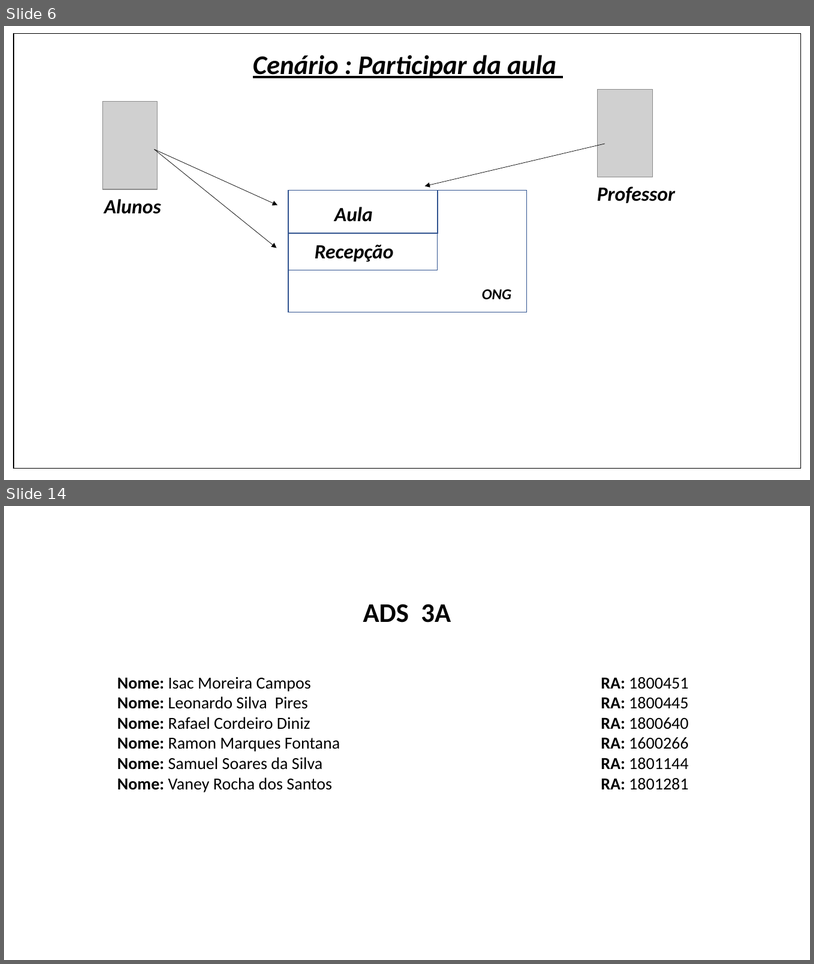
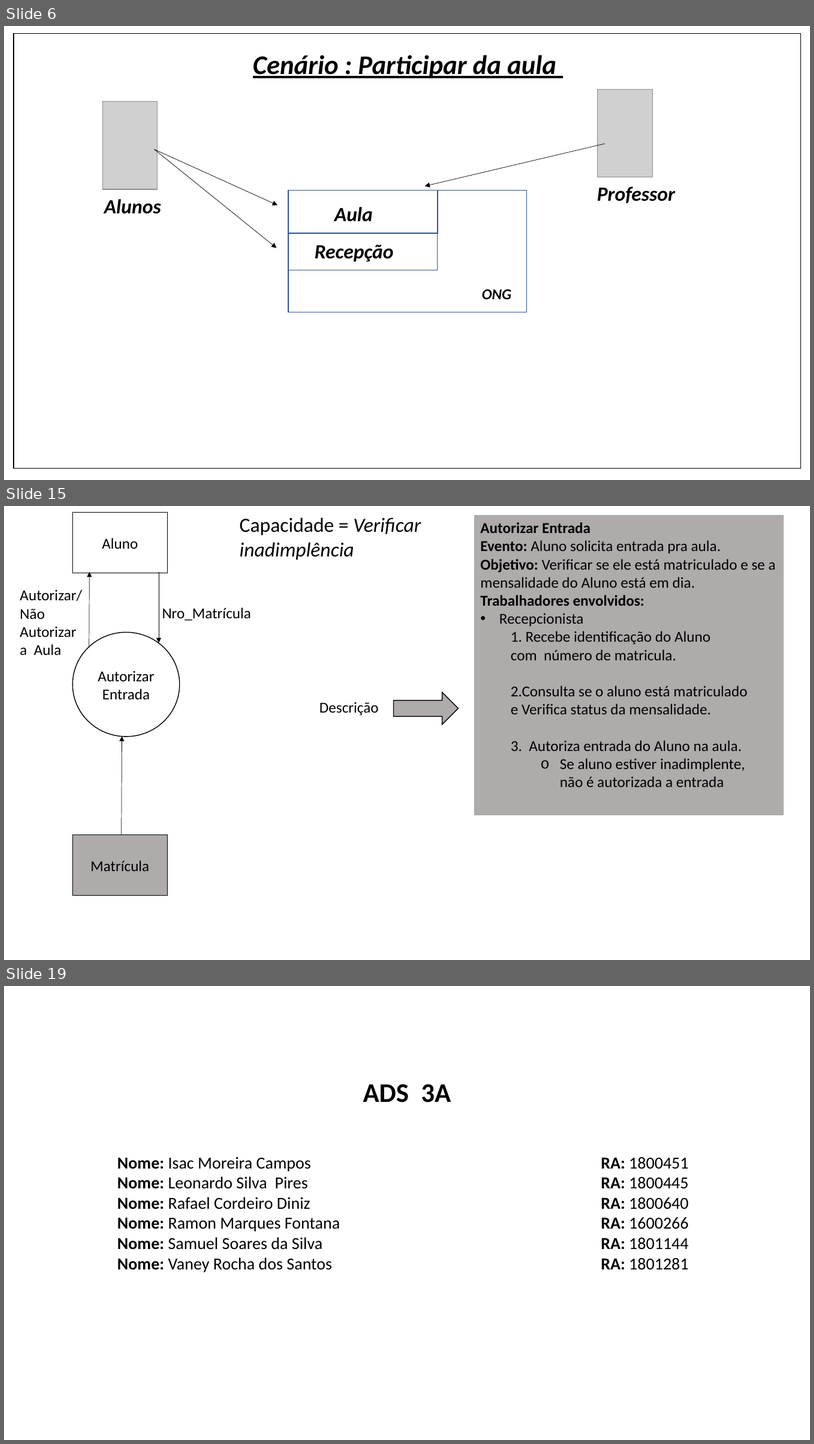
Before and after one commit to Ney-Rocha/OPE-3-semestre, a slide deck: cenario_de_negocio.pptx. Shown one above the other, each under a label of ours: slides 6 and 14 before the commit, slides 6, 15 and 19 after it; the slides between them are not shown. The pictures are 814x964 and 814x1444 pixels, drawn with LibreOffice and Linux fonts; fonts in the diff are those of the drawing; grey boxes stand for pictures. Boxes give left, top, right and bottom in pixels: in the first picture for what was removed or moved away, otherwise in the second. Text is boxed around its words. In the diff, an @@ line names an element or a change of style, - is before the commit and + after.

```diff
--- a/cenario_de_negocio.pptx
+++ b/cenario_de_negocio.pptx
@@ slide 15 added at bbox=[4, 506, 810, 960], background #FFFFFF @@
@@ rectangle added at bbox=[73, 513, 168, 573], fill #FFFFFF, outline #000000 1 pt, 18 pt, text #000000 @@
+Aluno
@@ text added at bbox=[240, 517, 421, 560], 24 pt, text #000000, italic @@
+Capacidade = Verificar inadimplência
@@ rectangle added at bbox=[474, 515, 784, 814], fill #AFABAB, outline #A5A5A5 0.5 pt, 18 pt, text #000000 @@
+Autorizar Entrada
+Evento: Aluno solicita entrada pra aula.
+Objetivo: Verificar se ele está matriculado e se a mensalidade do Aluno está em dia.
+Trabalhadores envolvidos:
+• Recepcionista
+  1. Recebe identificação do Aluno com número de matricula.
+  2.Consulta se o aluno está matriculado e Verifica status da mensalidade.
+  3. Autoriza entrada do Aluno na aula.
+    o Se aluno estiver inadimplente, não é autorizada a entrada
@@ arrow added from (89, 648) to (89, 572), #000000 0.5 pt @@
@@ arrow added from (159, 572) to (159, 643), #000000 0.5 pt @@
@@ text added at bbox=[20, 589, 82, 655], 18 pt, text #000000 @@
+Autorizar/ Não Autorizar a Aula
@@ text added at bbox=[162, 607, 251, 621], 18 pt, text #000000 @@
+Nro_Matrícula
@@ ellipse added at bbox=[72, 633, 179, 736], fill #FFFFFF, outline #000000 1 pt, 18 pt, text #000000 @@
+Autorizar
+Entrada
@@ text added at bbox=[320, 702, 379, 715], 18 pt, text #000000 @@
+Descrição
@@ right arrow added at bbox=[393, 693, 458, 724], fill #AFABAB, outline #000000 1 pt @@
@@ arrow added from (122, 834) to (122, 736), #000000 0.5 pt @@
@@ rectangle added at bbox=[73, 834, 168, 895], fill #AFABAB, outline #000000 1 pt, 18 pt, text #000000 @@
+Matrícula
@@ what was slide 14 is now slide 19 @@
```
Also in this commit, not shown: 9 slides changed, 6 other slides added, 2 slides removed.
